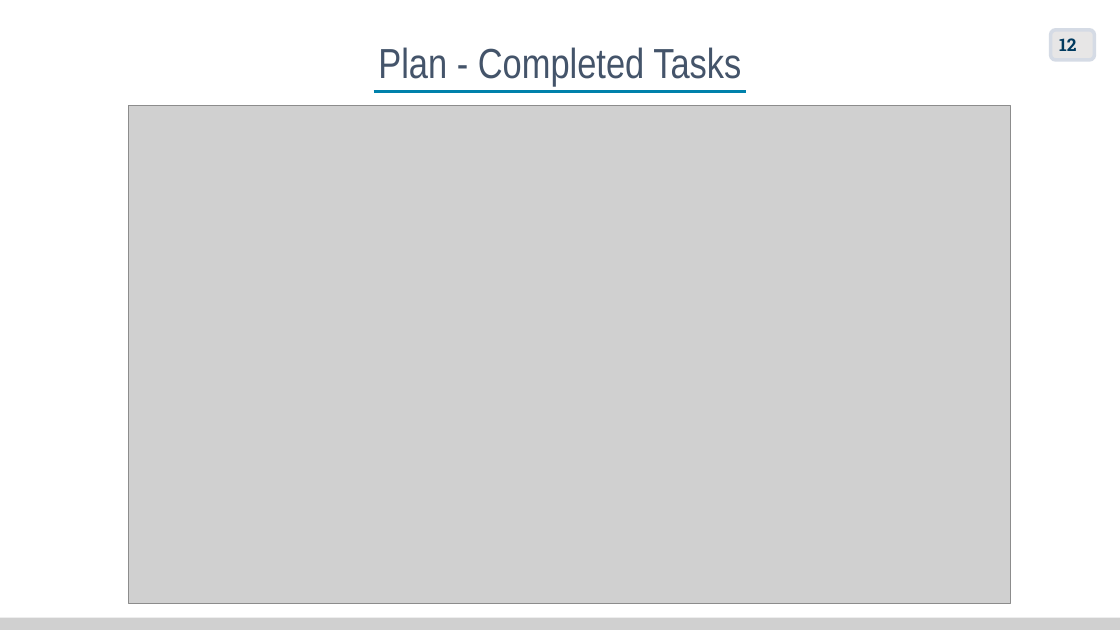
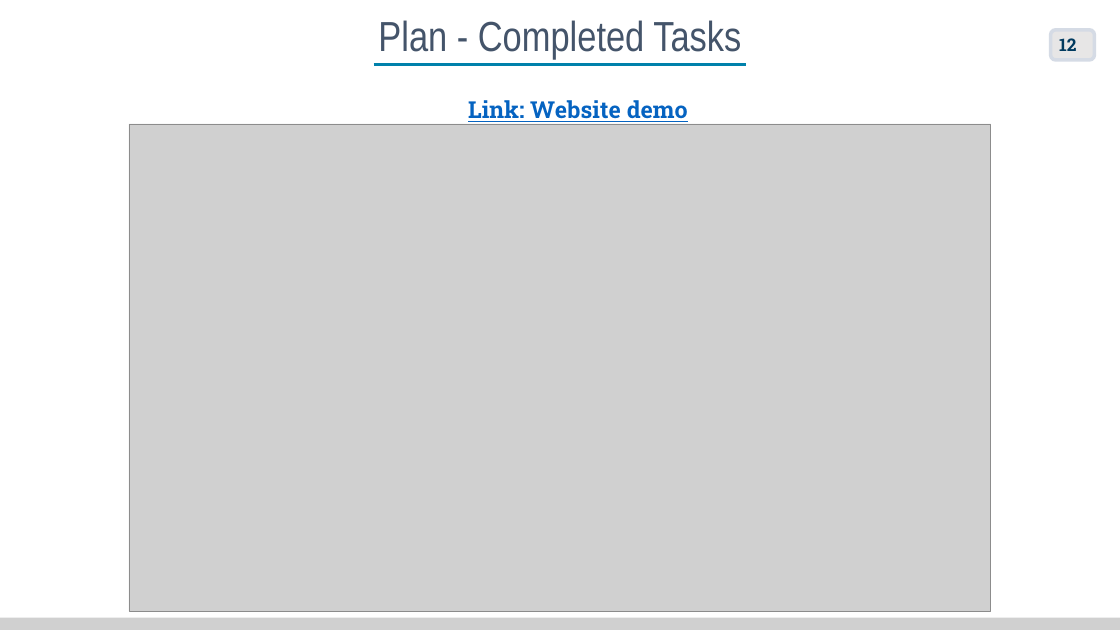
Before and after one commit to rdteam1510/Trading-Vision, a slide deck: slide 14 of Document/Review Midterm R&D/[NETCOMPANY -Trading Vision Porject]Formal Mid Review R&D.pptx. Drawn at 1120x630 pixels with LibreOffice and Linux fonts; fonts in the diff are those of the drawing; grey boxes stand for pictures. Boxes give left, top, right and bottom in pixels: in the first picture for what was removed or moved away, otherwise in the second. Text is boxed around its words. In the diff, an @@ line names an element or a change of style, - is before the commit and + after.

```diff
--- a/Document/Review Midterm R&D/[NETCOMPANY -Trading Vision Porject]Formal Mid Review R&D.pptx
+++ b/Document/Review Midterm R&D/[NETCOMPANY -Trading Vision Porject]Formal Mid Review R&D.pptx
@@ text "Plan - Completed Tasks" moved from (x1=378, y1=47, x2=741, y2=87) to (x1=378, y1=20, x2=741, y2=60) @@
@@ line moved from (374, 92) - (747, 92) to (374, 64) - (747, 64) @@
@@ text added at (x1=468, y1=100, x2=688, y2=122), 20 pt, text #0563C1, bold, underline @@
+Link: Website demo
@@ picture resized from (x1=129, y1=106, x2=1010, y2=604) to (x1=129, y1=124, x2=991, y2=612) @@
```
Also in this commit, not shown: 1 slide added, 2 other files.
